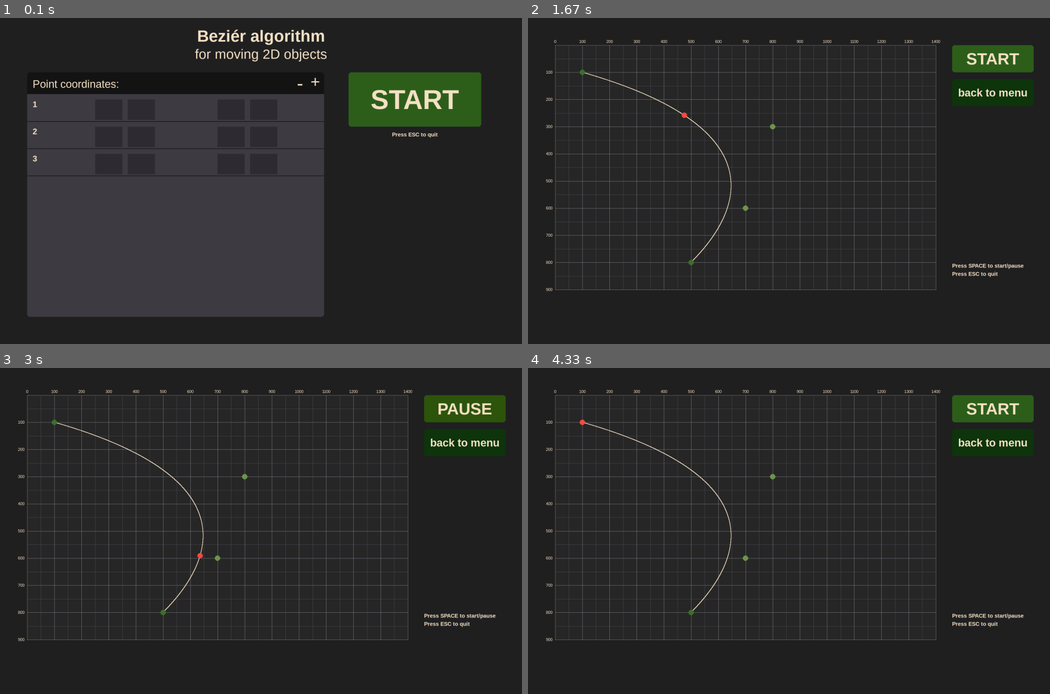
Above: before the commit, frames 1-4 (two rows, left to right).
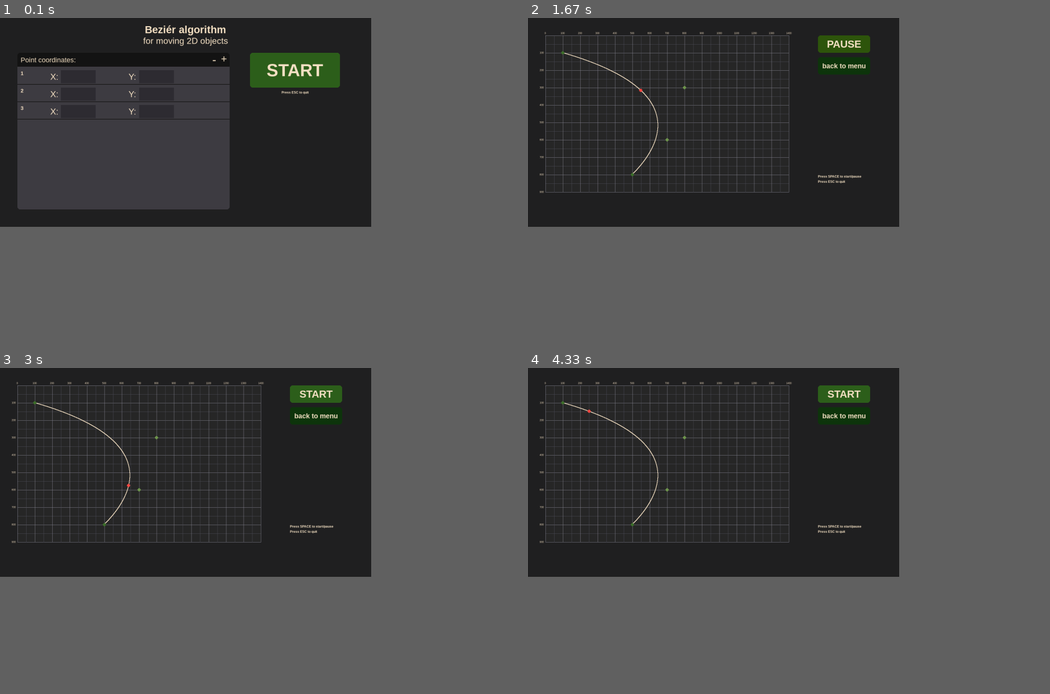
Above: after the commit, the same moments.

Repository: 0wlie22/bezier-curve-motion
Game: pygame game, started from main.py
The game is run twice, just before and just after one commit, with the same random seed, the same clock (stepped at 60 frames per second) and the same inputs.
Inputs (mouse positions are in pixels of both pictures, inside the frame that each line leads up to):
- Up to frame 1 (0.1 s): no input
- Up to frame 2 (1.67 s): click (830, 115) at 0.38 s; click "START" at 0.72 s; tap Space at 1, 1.4 s
- Up to frame 3 (3 s): tap Space at 1.7, 1.9, 2.23, 2.53, 2.73 s
- Up to frame 4 (4.33 s): tap Space at 3.03, 3.3, 3.63, 3.93, 4.07 s
The window is 900x562 before the commit and 640x360 after it. Grey fills any space a smaller window leaves; there, only what the larger window draws over its background counts as a difference.

The runs differ from the first frame. In frame 1, 35% of the frame differs, in the area x 3-93%, y 2-92%; in frame 2, 8.9%; in frame 3, 8.9%; in frame 4, 8.9%.

Commit message:
Fixed input blocks, added input box collision check, renamed funtions and added comments

Diff:
--- a/main.py
+++ b/main.py
@@ -5,13 +5,14 @@
 
 # 1366x768 -> 1920x1200
 # WIDTH, HEIGHT = pyautogui.size()
-WIDTH = 1920
-HEIGHT = 1200
-# WIDTH = 1366
-# HEIGHT = 768
+# WIDTH = 1920
+# HEIGHT = 1200
+WIDTH = 1366
+HEIGHT = 768
 WIN = pg.display.set_mode((WIDTH, HEIGHT))
 K: float = HEIGHT / 1200
 
+input_boxes = []
 koord_list = [100, 100, 800, 300, 700, 600, 500, 800]
 BLOCK: int = int((100 * K) - (100 * K) % 2)
 
@@ -40,7 +41,7 @@
 }
 
 
-def grid():
+def draw_grid():
     WIN.fill(colors["fill"])
 
     end_x = 15 * BLOCK
@@ -48,7 +49,7 @@
 
     pg.draw.rect(WIN, colors["area"], (BLOCK, BLOCK, end_x - BLOCK, end_y - BLOCK))
 
-    draw_numbers()
+    draw_axis_numbers()
     count_x = 0
     count_y = 0
 
@@ -69,7 +70,7 @@
         count_y += 1
 
 
-def dots(): # draw dots on inputted coordinates (main dots - dark, other dots - light)
+def draw_curve_dots():
     for k in range(0, len(koord_list) - 1, 2):
         if k == 0 or k == len(koord_list) - 2:
             color = colors["main_dot"]
@@ -79,19 +80,19 @@
                        10 * K)
 
 
-def draw_line(list_x, list_y):  # draw the Bézier curve (line only)
+def draw_bezier_curve(list_x, list_y):
     for index in range(0, len(list_x)):
         x = list_x[index] / 100 * BLOCK + BLOCK
         y = list_y[index] / 100 * BLOCK + BLOCK
         pg.draw.circle(WIN, colors["line"], (x, y), 1)
 
 
-def button(label: str, color: str, x: int, y: int, width, height, size):  # draw button
+def draw_button(label: str, color: str, x: int, y: int, width, height, size):
     pg.draw.rect(WIN, color, (x, y, width, height), int(height / 2), 10)
     blit_text(label, x + int(width / 2), y + int(height / 2), size, True, True, "xy")
 
 
-def polynom(k_x: list, k_y: list, t: float) -> tuple[int, int]:  # count x and y coordinates from Bernstein polynomial
+def calculate_polynomial(k_x: list, k_y: list, t: float) -> tuple[int, int]:
     n = int(len(k_x))
     x = y = 0
 
@@ -106,7 +107,7 @@
     return x, y
 
 
-def draw_numbers():  # draw numbers on axes of a plot
+def draw_axis_numbers():
     count = 0
     for step in range(BLOCK, 16 * BLOCK, BLOCK):
         blit_text(str(count), step, BLOCK - int(5 * K), 15, False, True, "x")
@@ -137,7 +138,23 @@
     WIN.blit(text, (x, y))
 
 
-def main_menu(points):  # start menu with point selection
+def draw_input_box(points: int, active_box: int):
+    input_boxes.clear()
+    color = colors["input"]
+
+    for i in range(1, points + 1):
+        # color = colors["start_button"] if active_box == i + 1 else colors["input"]
+        pg.draw.line(WIN, colors["header"], (BLOCK, 2 * BLOCK + BLOCK * i + int((HEIGHT - 4 * BLOCK) / 10)),
+                     (BLOCK + (WIDTH - BLOCK) / 5 * 3 - 1, 2 * BLOCK + BLOCK * i + int((HEIGHT - 4 * BLOCK) / 10)), 2)
+        blit_text(str(i), int(1.2 * BLOCK), 2 * BLOCK + i * BLOCK, 30, bold=True)
+        blit_text("X:", int(2.9 * BLOCK), 2 * BLOCK + i * BLOCK + int(0.1 * BLOCK), 50)
+        blit_text("Y:", int(7.4 * BLOCK), 2 * BLOCK + i * BLOCK+ int(0.1 * BLOCK), 50)
+        pg.draw.rect(WIN, color, (int(3.5 * BLOCK), 2 * BLOCK + i * BLOCK, 2 * BLOCK, BLOCK - int(25 * K)))
+        pg.draw.rect(WIN, color, (8 * BLOCK, 2 * BLOCK + i * BLOCK, 2 * BLOCK, BLOCK - int(25 * K)))
+        input_boxes.extend((int(3.5 * BLOCK), 2 * BLOCK + i * BLOCK, 8 * BLOCK, 2 * BLOCK + i * BLOCK))
+
+
+def main_menu(points: int, active_box: int):
     WIN.fill(colors["fill"])
 
     # title
@@ -151,8 +168,8 @@
                  0, 10, 10)
 
     # START button
-    button("START", colors["start_button"], int(2 * BLOCK + (WIDTH - 2 * BLOCK) / 5 * 3 + 50), 2 * BLOCK,
-           WIDTH - (WIDTH - 2 * BLOCK) / 5 * 3 - 3 * BLOCK - 100, (HEIGHT - 4 * BLOCK) / 4, 100)
+    draw_button("START", colors["start_button"], int(2 * BLOCK + (WIDTH - 2 * BLOCK) / 5 * 3 + 50), 2 * BLOCK,
+                WIDTH - (WIDTH - 2 * BLOCK) / 5 * 3 - 3 * BLOCK - 100, (HEIGHT - 4 * BLOCK) / 4, 100)
 
     # instructions
     blit_text("Press ESC to quit", int(2 * BLOCK + (WIDTH - 2 * BLOCK) / 5 * 3 + 50
@@ -164,21 +181,12 @@
     blit_text("+", int(0.5 * BLOCK + (WIDTH - BLOCK) / 5 * 3), 2 * BLOCK, 60)
     blit_text("-", int(0.5 * BLOCK + (WIDTH - BLOCK) / 5 * 3 - 50 * K), 2 * BLOCK, 70)
 
-    # input boxes for every point
-    for i in range(1, points + 1):
-        pg.draw.line(WIN, colors["header"], (BLOCK, 2 * BLOCK + BLOCK * i + int((HEIGHT - 4 * BLOCK) / 10)),
-                     (BLOCK + (WIDTH - BLOCK) / 5 * 3 - 1, 2 * BLOCK + BLOCK * i + int((HEIGHT - 4 * BLOCK) / 10)), 2)
-        blit_text(str(i), int(1.2 * BLOCK), 2 * BLOCK + i * BLOCK, 30, bold=True)
-        pg.draw.rect(WIN, colors["input"], (int(3.5 * BLOCK), 2 * BLOCK + i * BLOCK, BLOCK, BLOCK - 25))
-        pg.draw.rect(WIN, colors["input"], (8 * BLOCK, 2 * BLOCK + i * BLOCK, BLOCK, BLOCK - 25))
-        pg.draw.rect(WIN, colors["input"], (int(4.5 * BLOCK) + int(20 * K), 2 * BLOCK + i * BLOCK, BLOCK, BLOCK - 25))
-        pg.draw.rect(WIN, colors["input"], (9 * BLOCK + int(20 * K), 2 * BLOCK + i * BLOCK, BLOCK, BLOCK - 25))
-
-
-def window(time: float, move_point: bool):
-    grid()
-
-    draw_line(line_koord_x, line_koord_y)
+    draw_input_box(points, active_box)
+
+
+def curve_window(time: float, move_point: bool):
+    draw_grid()
+    draw_bezier_curve(line_koord_x, line_koord_y)
 
     # start/pause button
     if not move_point:
@@ -187,13 +195,13 @@
     else:
         text = "PAUSE"
         color = colors["pause_button"]
-    button(text, color, int(15 * BLOCK + (WIDTH - 15 * BLOCK - BLOCK * 3) / 2), BLOCK, 3 * BLOCK, BLOCK, 60)
-    button("back to menu", "#0f360d", int(15 * BLOCK + (WIDTH - 15 * BLOCK - BLOCK * 3) / 2),
-           2 * BLOCK + int(25 * K), 3 * BLOCK, BLOCK, 40)
-
-    dots()
-
-    x, y = polynom(koord_x, koord_y, time)
+    draw_button(text, color, int(15 * BLOCK + (WIDTH - 15 * BLOCK - BLOCK * 3) / 2), BLOCK, 3 * BLOCK, BLOCK, 60)
+    draw_button("back to menu", "#0f360d", int(15 * BLOCK + (WIDTH - 15 * BLOCK - BLOCK * 3) / 2),
+                2 * BLOCK + int(25 * K), 3 * BLOCK, BLOCK, 40)
+
+    draw_curve_dots()
+
+    x, y = calculate_polynomial(koord_x, koord_y, time)
     pg.draw.circle(WIN, colors["moving_dot"], (x / 100 * BLOCK + BLOCK, y / 100 * BLOCK + BLOCK), int(10 * K))
 
     # instructions
@@ -204,15 +212,16 @@
 def main():
     run: bool = True
     time: float = 0
-    t: float = 0
     menu: bool = True
     move_point: bool = False
     points: int = 3
+    active_box: int = -1
 
     # fill the list with line coordinate values
-    while t <= 1:
-        polynom(koord_x, koord_y, t)
-        t += 0.0001
+    while time <= 1:
+        calculate_polynomial(koord_x, koord_y, time)
+        time += 0.0001
+    time = 0
 
     pg.init()
     pg.display.set_caption("Beziér curve")
@@ -232,28 +241,41 @@
             if event.type == pg.MOUSEBUTTONDOWN:
                 mouse = pg.mouse.get_pos()
                 if menu:
+                    # START button in the main menu
                     if 2 * BLOCK + (WIDTH - 2 * BLOCK) / 5 * 3 + 50 <= mouse[0] <= \
                             (2 * BLOCK + (WIDTH - 2 * BLOCK) / 5 * 3 + 50) + \
                             (WIDTH - (WIDTH - 2 * BLOCK) / 5 * 3 - 3 * BLOCK - 100) and 2 * BLOCK <= mouse[1] <= \
                             (7 * BLOCK) + (int((HEIGHT - 4 * BLOCK) / 4)):
                         menu = False
+
+                    # + button in the main menu
                     elif BLOCK <= mouse[1] <= 2 * BLOCK + int((HEIGHT - 4 * BLOCK) / 10) and BLOCK + \
                             (WIDTH - BLOCK) / 5 * 3 - int((HEIGHT - 4 * BLOCK) / 10) <= mouse[0] <= \
                             BLOCK + (WIDTH - BLOCK) / 5 * 3:
                         if points < 7:
                             points += 1
 
+                    # - button in the main menu
                     elif BLOCK <= mouse[1] <= 2 * BLOCK + int((HEIGHT - 4 * BLOCK) / 10) and BLOCK + \
                             (WIDTH - BLOCK) / 5 * 3 - int((HEIGHT - 4 * BLOCK) / 10) - int(20 * K) <= mouse[0] <= \
                             BLOCK + (WIDTH - BLOCK) / 5 * 3:
                         if points > 3:
                             points -= 1
 
+                    # point coordinates input boxes in main menu
+                    for i in range(0, int(len(input_boxes)), 2):
+                        if input_boxes[i] <= mouse[0] <= input_boxes[i] + 2 * BLOCK and \
+                            input_boxes[i + 1] <= mouse[1] <= input_boxes[i + 1] + BLOCK - int(25 * K):
+                            active_box = i/2
+
                 else:
+                    # # BACK TO MENU button in curve window
                     if 15 * BLOCK + (WIDTH - 15 * BLOCK - BLOCK * 3) / 2 <= mouse[0] <= \
                             (15 * BLOCK + (WIDTH - 15 * BLOCK - BLOCK * 3) / 2) + 3 * BLOCK and \
                             2 * BLOCK + int(25 * K) <= mouse[1] <= 2 * BLOCK + int(25 * K) + BLOCK:
                         menu = True
+
+                    # START button in curve window
                     if int(1550 * K) <= mouse[0] <= int(1850 * K) and BLOCK <= mouse[1] <= 2 * BLOCK:
                         move_point = not move_point
                         if time > 1:
@@ -263,13 +285,11 @@
             move_point = False
 
         if menu:
-            main_menu(points)
-            # input_box(points)
+            main_menu(points, active_box)
         else:
-            window(time, move_point)
+            curve_window(time, move_point)
         if move_point:
             time += 0.01
-
 
         pg.display.update()
     pg.quit()
Not shown, changed: .gitignore
